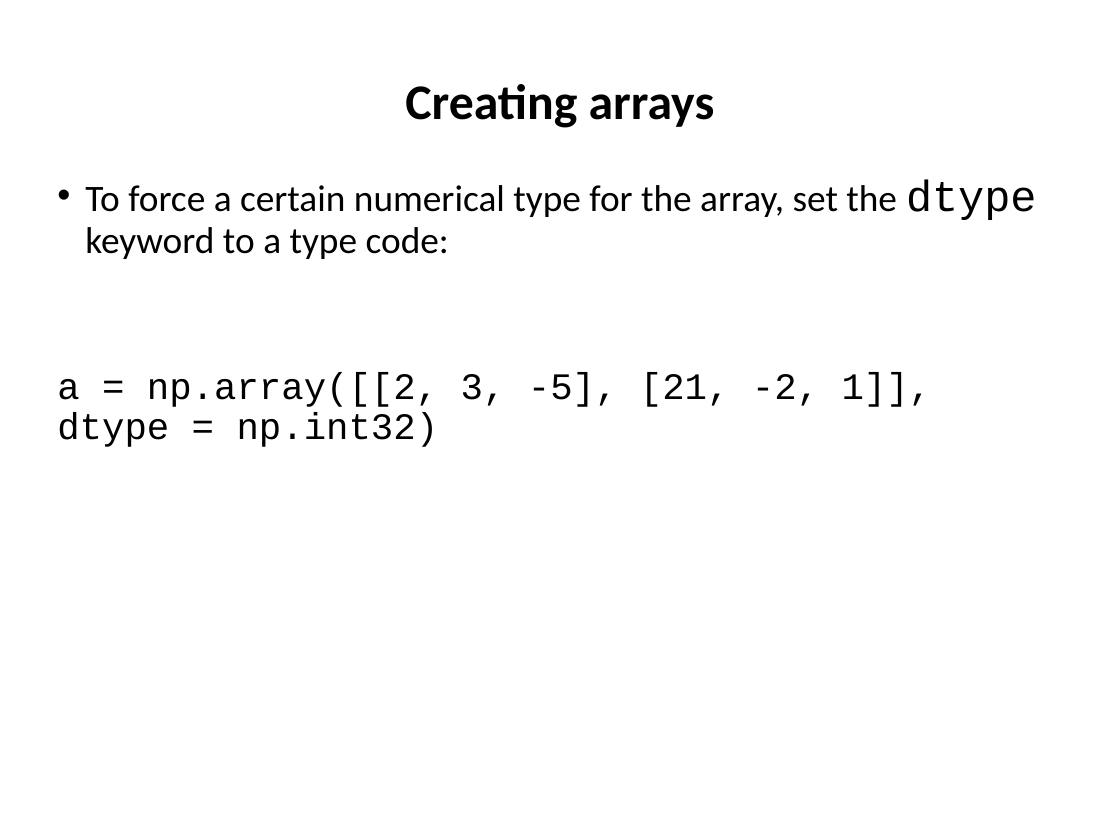
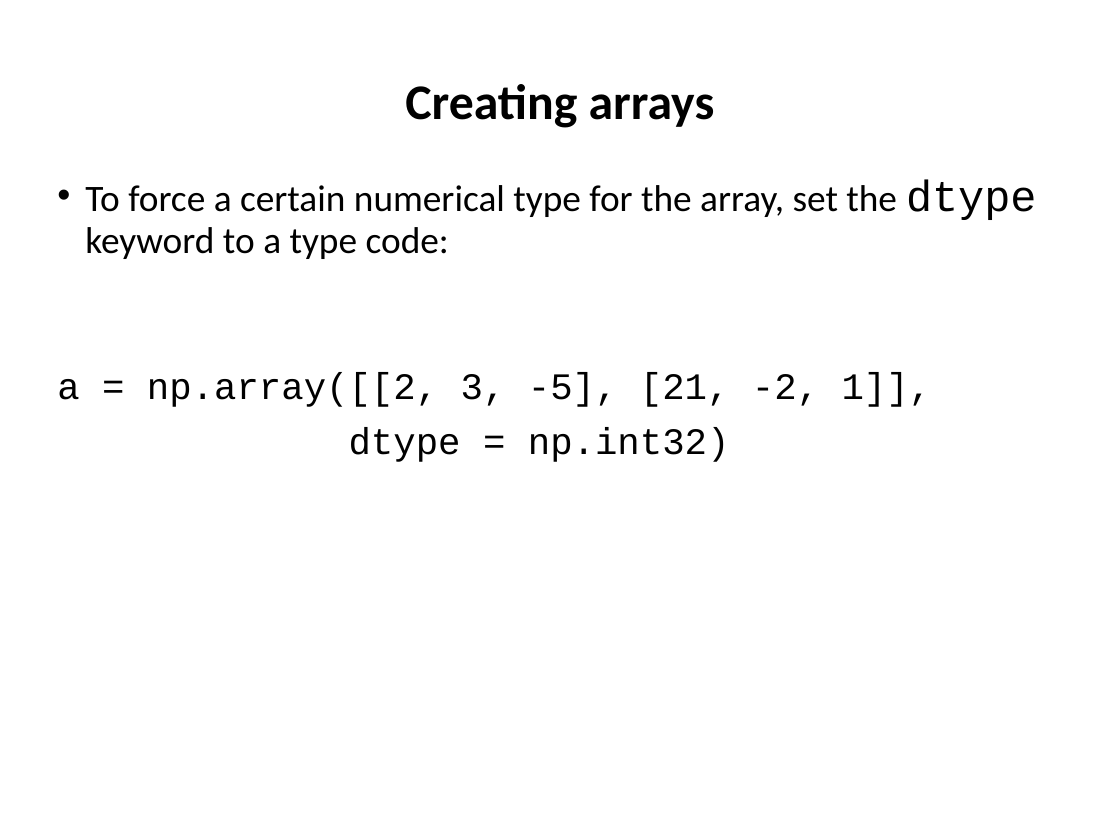
Before and after one commit to ncasuk/ncas-isc, a slide deck: slide 6 of python/presentations/handling_arrays/numpy.pptx (slide 7 before the commit). Drawn at 1120x840 pixels with LibreOffice and Linux fonts; fonts in the diff are those of the drawing; background and template pictures are left out. Boxes give left, top, right and bottom in pixels: in the first picture for what was removed or moved away, otherwise in the second. Text is boxed around its words. In the diff, an @@ line names an element or a change of style, - is before the commit and + after.

```diff
--- a/python/presentations/handling_arrays/numpy.pptx
+++ b/python/presentations/handling_arrays/numpy.pptx
@@ text at [57, 372, 932, 462]: text changed @@
-a = np.array([[2, 3, -5], [21, -2, 1]], dtype = np.int32)
+a = np.array([[2, 3, -5], [21, -2, 1]],
+dtype = np.int32)
```
Also in this commit, not shown: 1 other slide changed, 1 slide removed, 1 other file.
